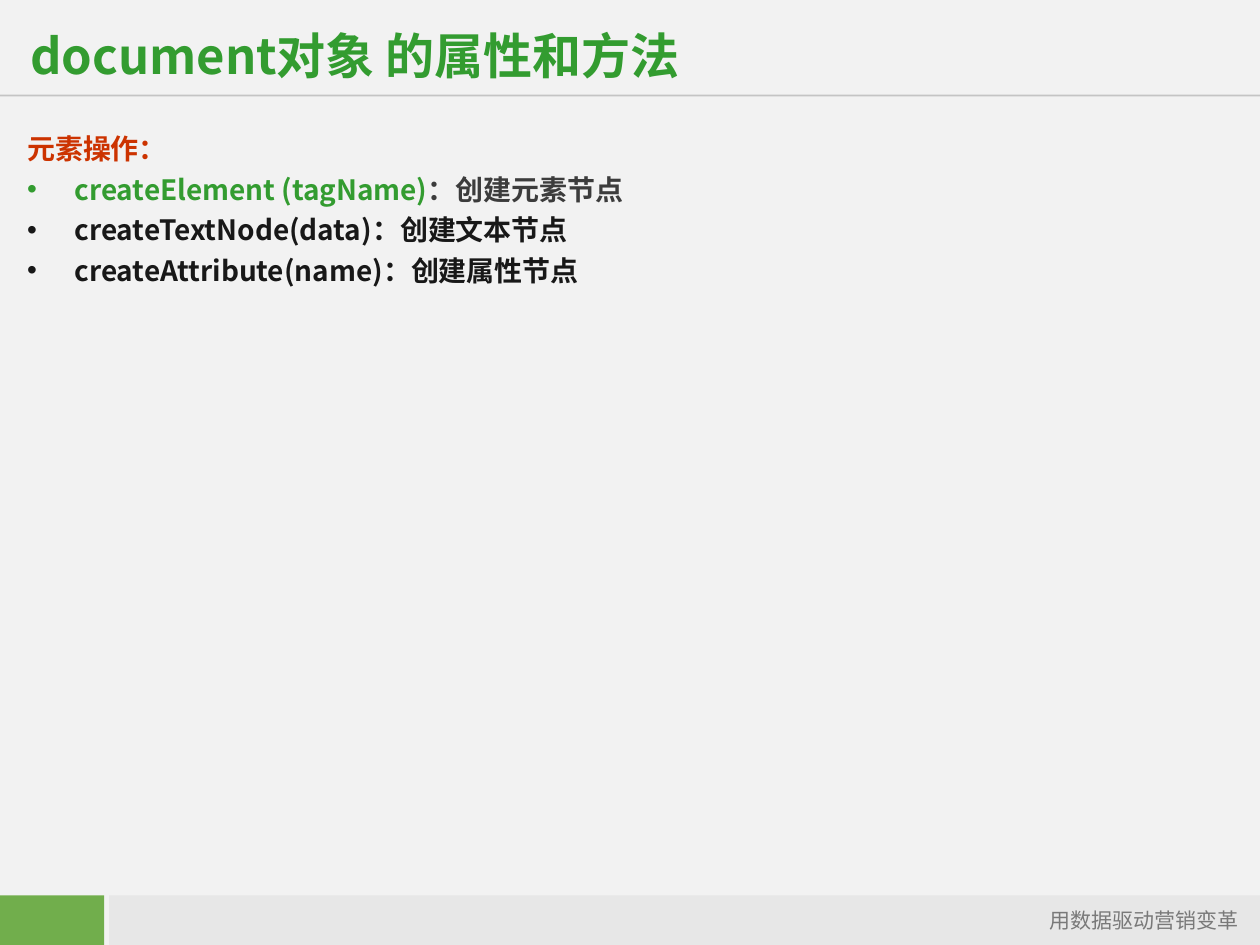
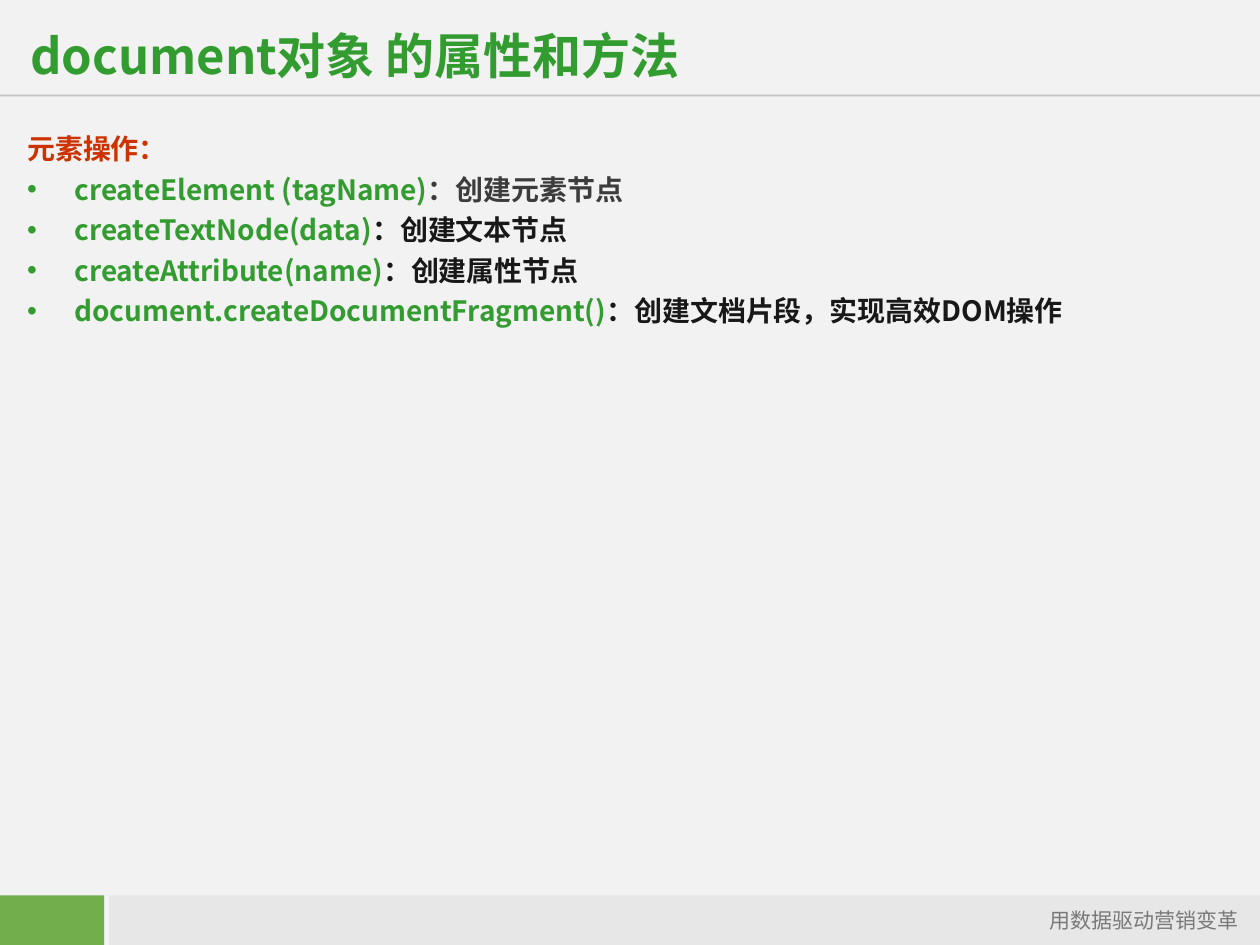
Before and after one commit to starzou/dom-edge, a slide deck: slide 9 of doc/DOM及其应用-DOM-API详解.ppt. Drawn at 1260x945 pixels with LibreOffice and Linux fonts; fonts in the diff are those of the drawing; background and template pictures are left out. Boxes give left, top, right and bottom in pixels: in the first picture for what was removed or moved away, otherwise in the second. Text is boxed around its words. In the diff, an @@ line names an element or a change of style, - is before the commit and + after.

Commit message:
添加 document.createDocumentFragment 案例

```diff
--- a/doc/DOM及其应用-DOM-API详解.ppt
+++ b/doc/DOM及其应用-DOM-API详解.ppt
@@ text at (x1=75, y1=216, x2=579, y2=287): text colour #181818 to #339C30 in "createTextNode(data)：创建文本节点", "createAttribute(name)：创建属性节点"; bullet colour #181818 to #339C30 @@
@@ text at (x1=75, y1=297, x2=1063, y2=328): paragraph added @@
+• document.createDocumentFragment()：创建文档片段，实现高效DOM操作
```
Also in this commit, not shown: 1 slide added, 3 other files.
